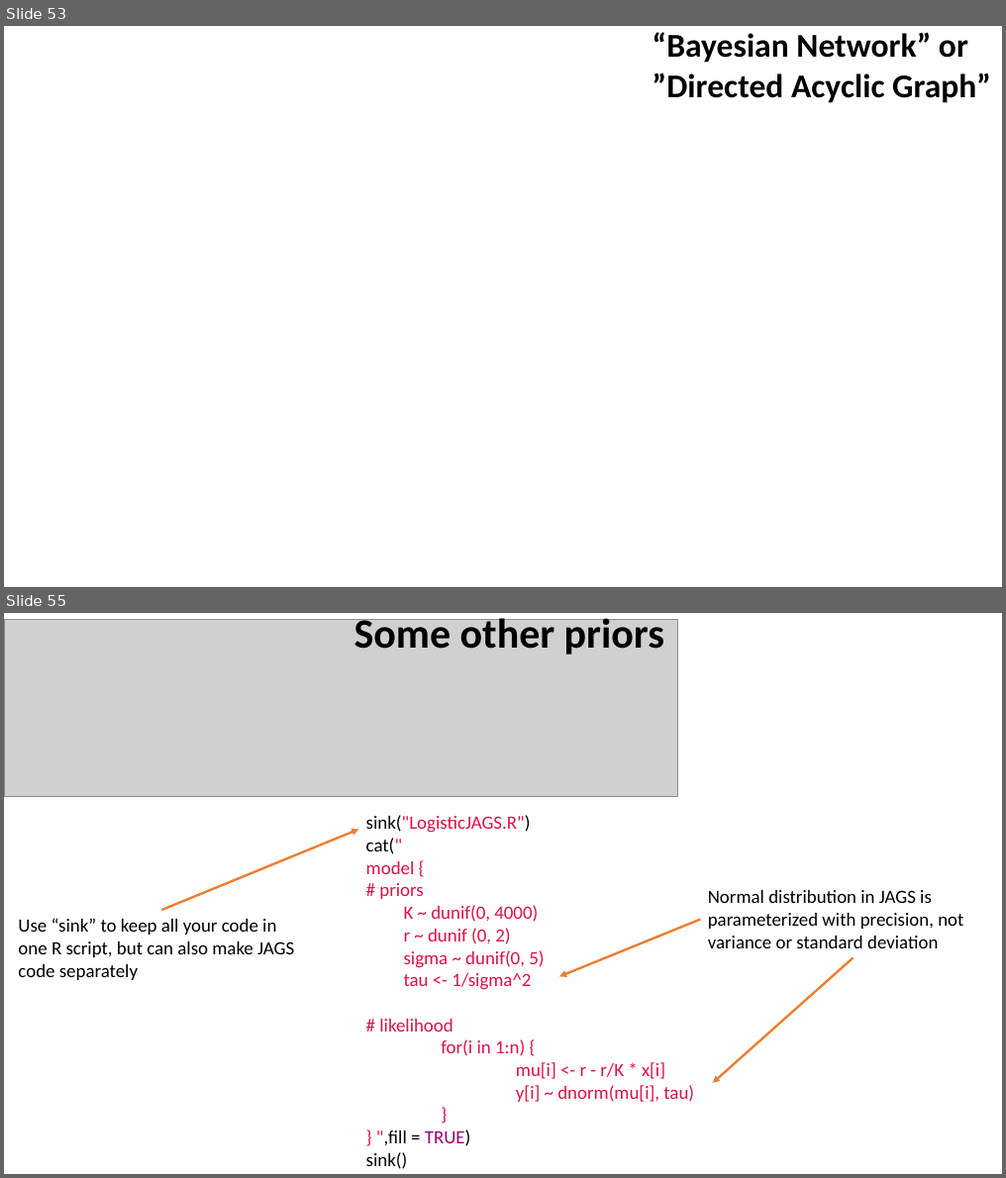
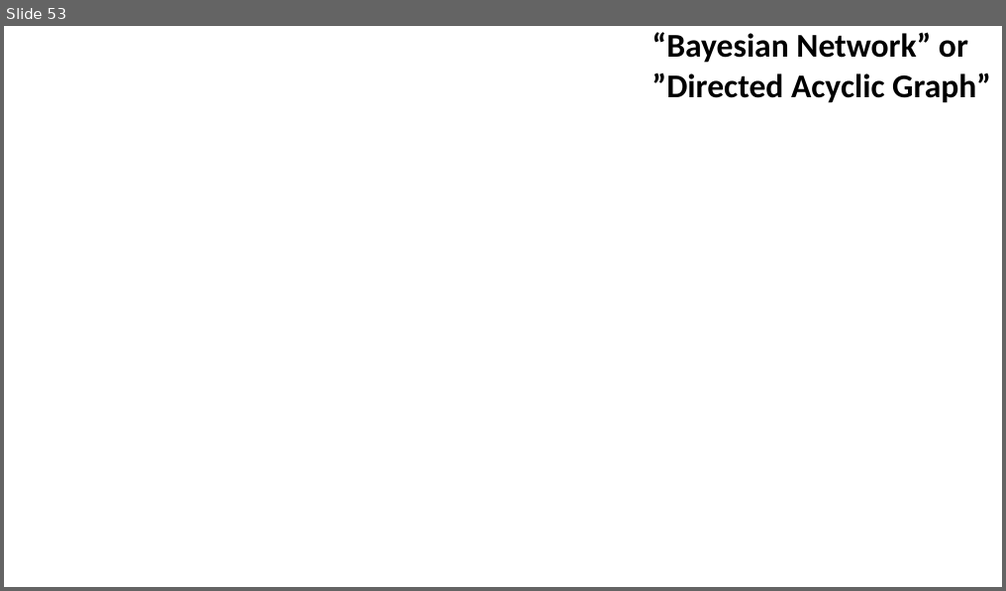
Before and after one commit to taaltree/FW536, a slide deck: Day4_Likelihood_BayesI/FW536_Day4_Afternoon_BayesI.pptx. Shown one above the other, each under a label of ours: slides 53 and 55 before the commit, slide 53 after it; the slides between them are not shown. The pictures are 1006x1178 and 1006x591 pixels, drawn with LibreOffice and Linux fonts; fonts in the diff are those of the drawing; grey boxes stand for pictures; background and template pictures are left out. Boxes give left, top, right and bottom in pixels: in the first picture for what was removed or moved away, otherwise in the second. Text is boxed around its words. In the diff, an @@ line names an element or a change of style, - is before the commit and + after.

```diff
--- a/Day4_Likelihood_BayesI/FW536_Day4_Afternoon_BayesI.pptx
+++ b/Day4_Likelihood_BayesI/FW536_Day4_Afternoon_BayesI.pptx
@@ slide 55 removed at (4, 613, 1002, 1174), background #FFFFFF @@
@@ picture removed at (4, 619, 678, 796) @@
@@ text removed at (354, 614, 664, 655) @@
-Some other priors
@@ text removed at (366, 815, 694, 1169) @@
-sink("LogisticJAGS.R")
-cat("
-model {
-# priors
-  K ~ dunif(0, 4000)
-  r ~ dunif (0, 2)
-  sigma ~ dunif(0, 5)
-  tau <- 1/sigma^2
-# likelihood
-for(i in 1:n) {
-mu[i] <- r - r/K * x[i]
-y[i] ~ dnorm(mu[i], tau)
-}
-} ",fill = TRUE)
-sink()
@@ arrow removed from (162, 910) to (358, 830) @@
@@ text removed at (708, 890, 963, 949) @@
-Normal distribution in JAGS is parameterized with precision, not variance or standard deviation
@@ text removed at (18, 918, 294, 980) @@
-Use “sink” to keep all your code in one R script, but can also make JAGS code separately
@@ arrow removed from (700, 919) to (559, 977) @@
@@ arrow removed from (853, 959) to (713, 1083) @@
```
Also in this commit, not shown: 6 slides changed, 5 other slides removed, 3 other files.
